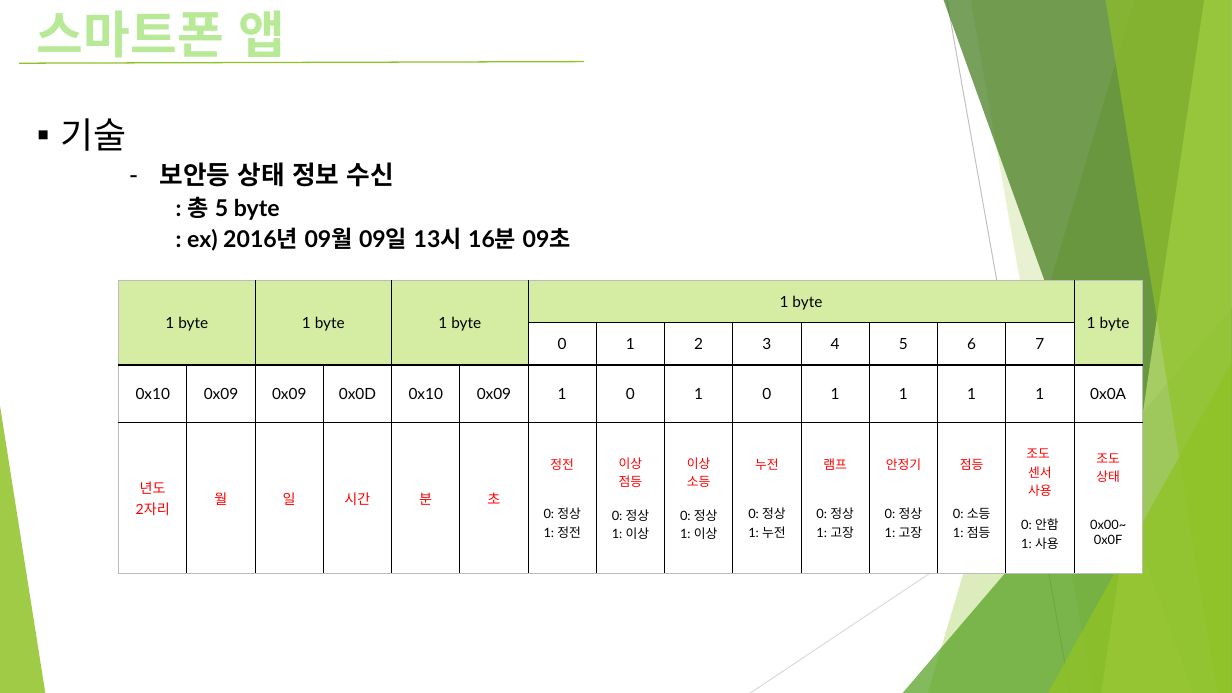
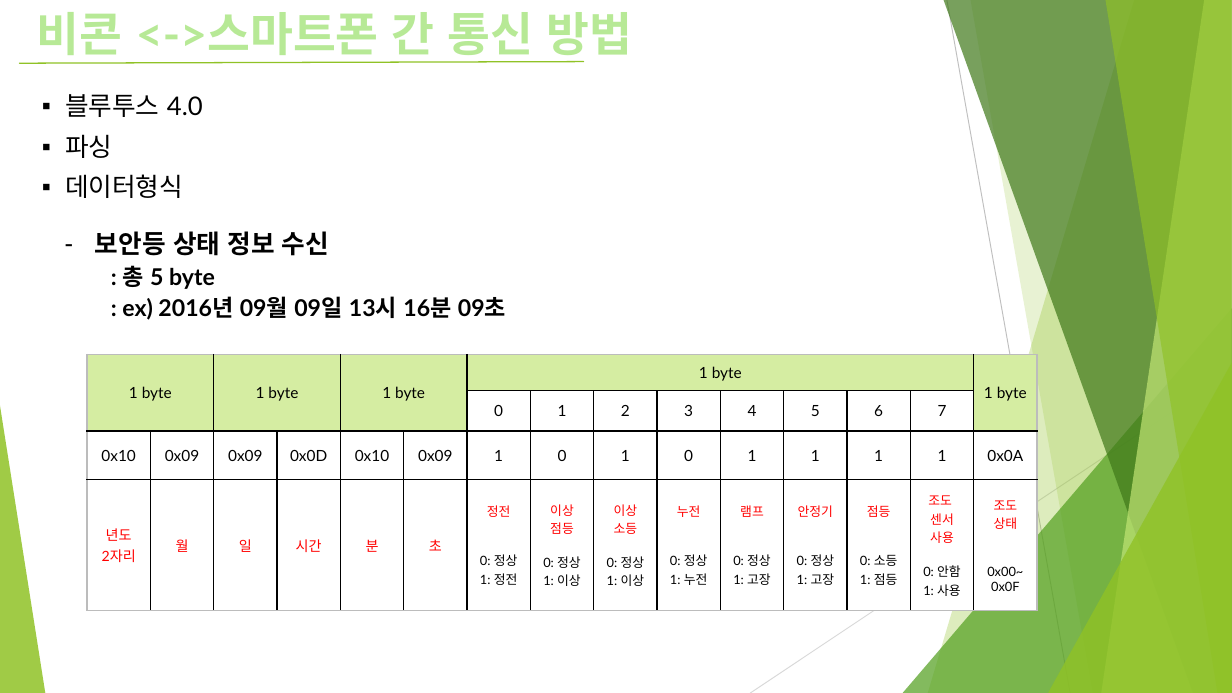
Before and after one commit to aodzmtm/CPL-20162-Team1, a slide deck: slide 5 of O2O_비콘기반 방범등 관리_제안서.pptx. Drawn at 1232x693 pixels with LibreOffice and Linux fonts; fonts in the diff are those of the drawing. Boxes give left, top, right and bottom in pixels: in the first picture for what was removed or moved away, otherwise in the second. Text is boxed around its words. In the diff, an @@ line names an element or a change of style, - is before the commit and + after.

```diff
--- a/O2O_비콘기반 방범등 관리_제안서.pptx
+++ b/O2O_비콘기반 방범등 관리_제안서.pptx
@@ text at [37, 12, 633, 62]: text changed; size 39.6 to 36.3 pt @@
-스마트폰 앱
+비콘 <->스마트폰 간 통신 방법
@@ text at [60, 118, 126, 151]: paragraph removed @@
-▪ 기술
@@ text added at [65, 94, 203, 198], 20 pt, text #000000 @@
+▪ 블루투스 4.0
+▪ 파싱
+▪ 데이터형식
@@ text "보안등 상태 정보 수신": place and size @@
-text "보안등 상태 정보 수신" at [60, 118, 571, 251]
+text "보안등 상태 정보 수신" at [95, 231, 506, 320]
@@ table: place and size @@
-table at [118, 281, 1144, 574]
+table at [87, 355, 1043, 611]
```
Also in this commit, not shown: 3 other slides changed.
